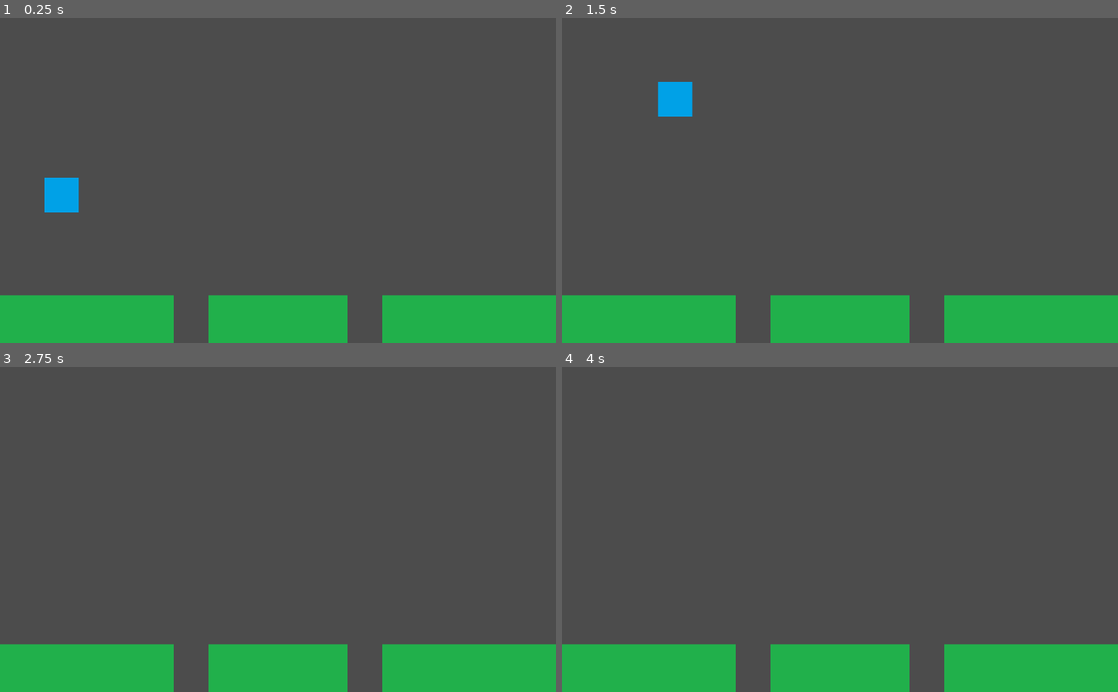
Above: before the commit, frames 1-4 (two rows, left to right).
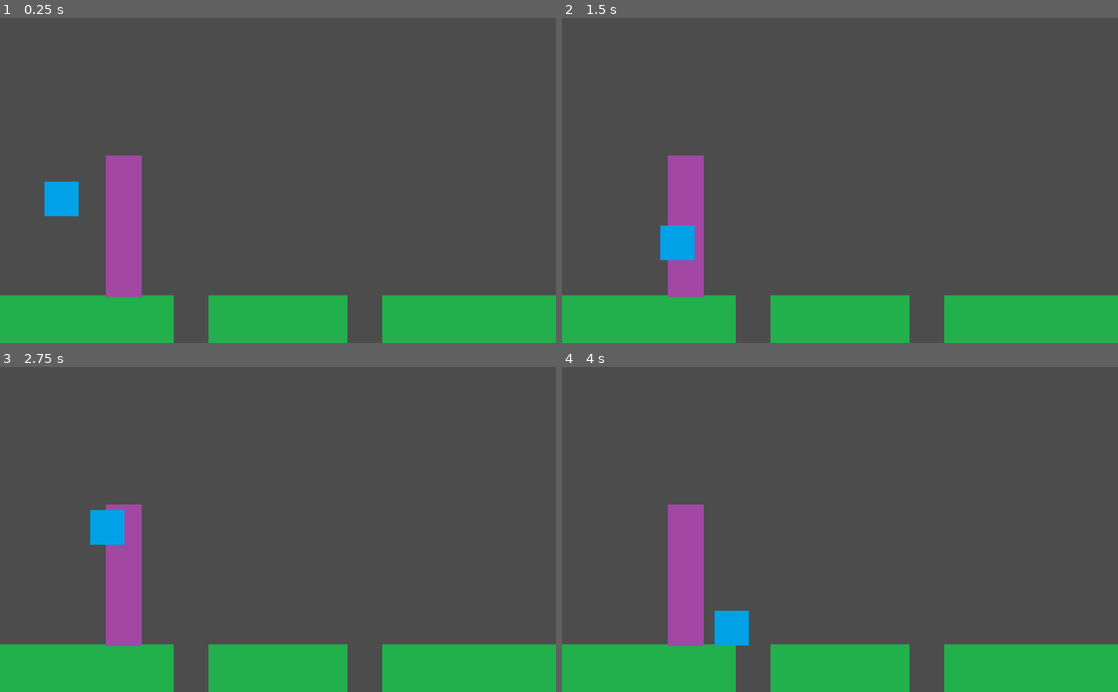
Above: after the commit, the same moments.

Repository: Unpaz-Programacion-Videojuegos-2022/Nuts-N-Milk
Game: Godot game, scene res://scenes/World/World.tscn
The game is run twice, just before and just after one commit, with the same random seed, the same clock (stepped at 60 frames per second) and the same inputs. The project has no main scene, so this scene is started directly.
Inputs:
- Up to frame 1 (0.25 s): no input
- Up to frame 2 (1.5 s): hold Up (ui_up) 0.53-1.28 s; hold Right (ui_right) from 0.53 s (still down); tap Up (ui_up) at 1.35 s
- Up to frame 3 (2.75 s): tap Up (ui_up) at 1.52, 1.82 s; release Right (ui_right) at 2.03 s; hold Left (ui_left) from 2.03 s (still down); hold Up (ui_up) from 2.03 s (still down)
- Up to frame 4 (4 s): release Left (ui_left) at 2.78 s; release Up (ui_up) at 2.78 s; hold Right (ui_right) from 2.78 s (still down); tap Up (ui_up) at 2.85, 3.02, 3.32 s; hold Up (ui_up) from 3.53 s (still down)

The runs differ from the first frame. In frame 1, 3.0% of the frame differs, in the area x 8-26%, y 42-86%; in frame 2, 3.7%, in the area x 17-26%, y 19-86%; in frame 3, 3.1%; in frame 4, 3.5%.

Commit message:
creamos el doble salto
un mecánica de doble salto

Diff:
--- a/scenes/Player/Player.gd
+++ b/scenes/Player/Player.gd
@@ -1,9 +1,13 @@
 extends KinematicBody2D
 
-var gravity = 100
+var gravity = 300
 var speed = 100
 var velocity = Vector2()
-var jump = -200
+var jump = -300
+
+
+var limit_jumps = 2
+var jumps = 0
 
 
 
@@ -21,23 +25,32 @@
 func _physics_process(delta):
 
 	move(delta)
+#	jumps()
 	move_and_slide(velocity, Vector2(0, -1))
 
 
 func move(delta):
 	velocity.x = 0
 	velocity.y += gravity * delta
+	if is_on_floor():
+		jumps = 0
+
 	if Input.is_action_pressed("ui_left"):
 		velocity.x -= speed
 
 	if Input.is_action_pressed("ui_right"):
 		velocity.x += speed
+	if Input.is_action_just_released("ui_up"):
+		apply_jumps()
 
-	#if !is_on_floor():
-	#	velocity.y += gravity * delta
+func apply_jumps():
+	if jumps < limit_jumps:
+		velocity.y = jump
+		move_and_slide(velocity, Vector2(0, -1))
+		jumps += 1
 
-	if Input.is_action_pressed("ui_up"):
-			velocity.y = jump
+	#if Input.is_action_pressed("ui_up"):
+	#		velocity.y = jump
 
 func animacion():
 	if velocity.x < 0:
@@ -50,3 +63,22 @@
 		$AnimatedSprite.flip_h = false
 	if velocity.x == 0:
 		$AnimatedSprite.animation = "Idle"
+
+
+
+
+#func climb():
+#	if collidig_ladder:
+#		if Input.is_action_pressed("ui_up"):
+##			velocity.y = max(velocity.y - accelracion )
+
+#func _on_Area2D_area_exited(area):
+#	area.get_name()
+#	if area.is_in_group("ladder"):
+#		collidig_ladder = false
+#		going_up = false
+
+
+#func _on_Area2D_area_entered(area):
+##	if area.is_in_group("ladder"):
+	#	collidig_ladder = true
--- a/scenes/Player/Player.tscn
+++ b/scenes/Player/Player.tscn
@@ -17,6 +17,11 @@
 }, {
 "frames": [  ],
 "loop": true,
+"name": "climb",
+"speed": 5.0
+}, {
+"frames": [  ],
+"loop": true,
 "name": "doble_up",
 "speed": 5.0
 }, {
@@ -29,14 +34,26 @@
 [sub_resource type="RectangleShape2D" id=2]
 extents = Vector2( 30.75, 31 )
 
+[sub_resource type="RectangleShape2D" id=3]
+extents = Vector2( 26.25, 29.375 )
+
 [node name="Player" type="KinematicBody2D"]
 script = ExtResource( 2 )
 
 [node name="AnimatedSprite" type="AnimatedSprite" parent="."]
 scale = Vector2( 0.5, 0.5 )
 frames = SubResource( 1 )
-animation = "doble_up"
+animation = "climb"
 
 [node name="CollisionShape2D" type="CollisionShape2D" parent="."]
 position = Vector2( 1.25, -1 )
 shape = SubResource( 2 )
+
+[node name="Area2D" type="Area2D" parent="."]
+
+[node name="CollisionShape2D" type="CollisionShape2D" parent="Area2D"]
+position = Vector2( 1, -1 )
+shape = SubResource( 3 )
+
+[connection signal="area_entered" from="Area2D" to="." method="_on_Area2D_area_entered"]
+[connection signal="area_exited" from="Area2D" to="." method="_on_Area2D_area_exited"]
--- a/scenes/TileSet/TileSet.tres
+++ b/scenes/TileSet/TileSet.tres
@@ -92,7 +92,7 @@
 3/texture = ExtResource( 2 )
 3/tex_offset = Vector2( 0, 0 )
 3/modulate = Color( 1, 1, 1, 1 )
-3/region = Rect2( 0, 0, 164, 92 )
+3/region = Rect2( 0, -32, 64, 128 )
 3/tile_mode = 0
 3/occluder_offset = Vector2( 82, 46 )
 3/navigation_offset = Vector2( 82, 46 )
--- /dev/null
+++ b/scenes/World/Ladder.tscn
@@ -0,0 +1,17 @@
+[gd_scene load_steps=3 format=2]
+
+[ext_resource path="res://scenes/TileSet/sprite/Escalera.png" type="Texture" id=1]
+
+[sub_resource type="RectangleShape2D" id=1]
+extents = Vector2( 33.25, 130 )
+
+[node name="Ladder" type="Area2D" groups=["ladder"]]
+
+[node name="Sprite" type="Sprite" parent="."]
+position = Vector2( 78, 76.5 )
+scale = Vector2( 0.402439, 2.83696 )
+texture = ExtResource( 1 )
+
+[node name="CollisionShape2D" type="CollisionShape2D" parent="."]
+position = Vector2( 76.75, 76 )
+shape = SubResource( 1 )
--- a/scenes/World/World.tscn
+++ b/scenes/World/World.tscn
@@ -1,14 +1,18 @@
-[gd_scene load_steps=3 format=2]
+[gd_scene load_steps=4 format=2]
 
 [ext_resource path="res://scenes/TileSet/TileSet.tres" type="TileSet" id=1]
 [ext_resource path="res://scenes/Player/Player.tscn" type="PackedScene" id=2]
+[ext_resource path="res://scenes/World/Ladder.tscn" type="PackedScene" id=3]
 
 [node name="World" type="Node2D"]
 
 [node name="TileMap" type="TileMap" parent="."]
 tile_set = ExtResource( 1 )
 format = 1
-tile_data = PoolIntArray( 327684, 5, 0, 393220, 5, 0, 458756, 5, 0, 524288, 1, 0, 524289, 1, 0, 524290, 1, 0 …(352 unchanged characters)…
+tile_data = PoolIntArray( 524288, 1, 0, 524289, 1, 0, 524290, 1, 0 …(352 unchanged characters)…
+
+[node name="Ladder" parent="." instance=ExtResource( 3 )]
+position = Vector2( 150, 308 )
 
 [node name="Player" parent="." instance=ExtResource( 2 )]
 position = Vector2( 114, 324 )
Not shown: 1 places in scenes/Player/Player.tscn that only renumber resources
